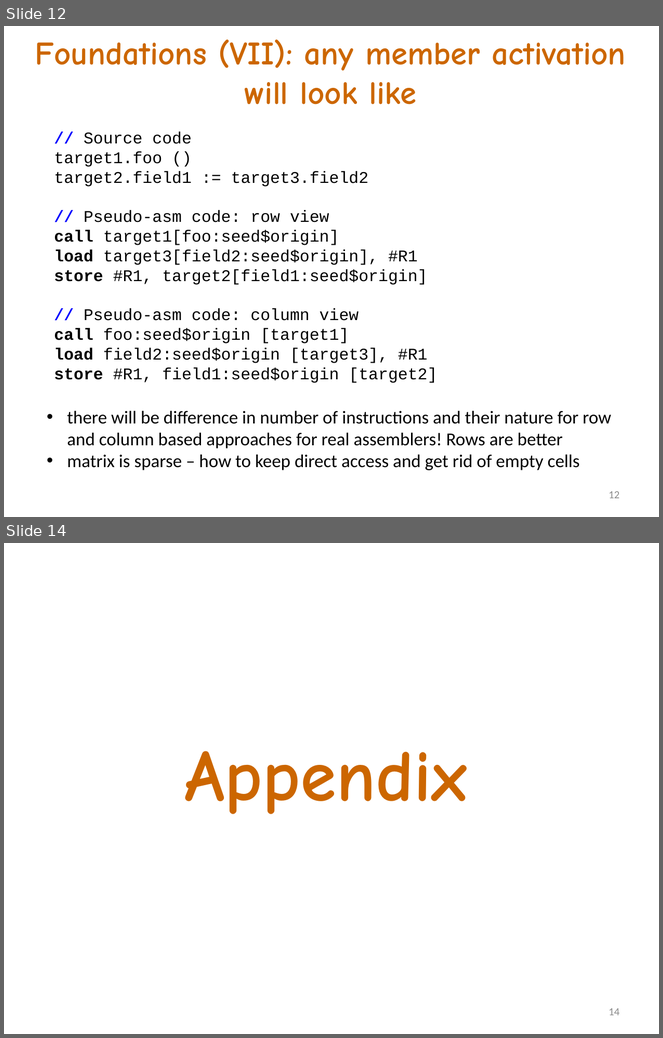
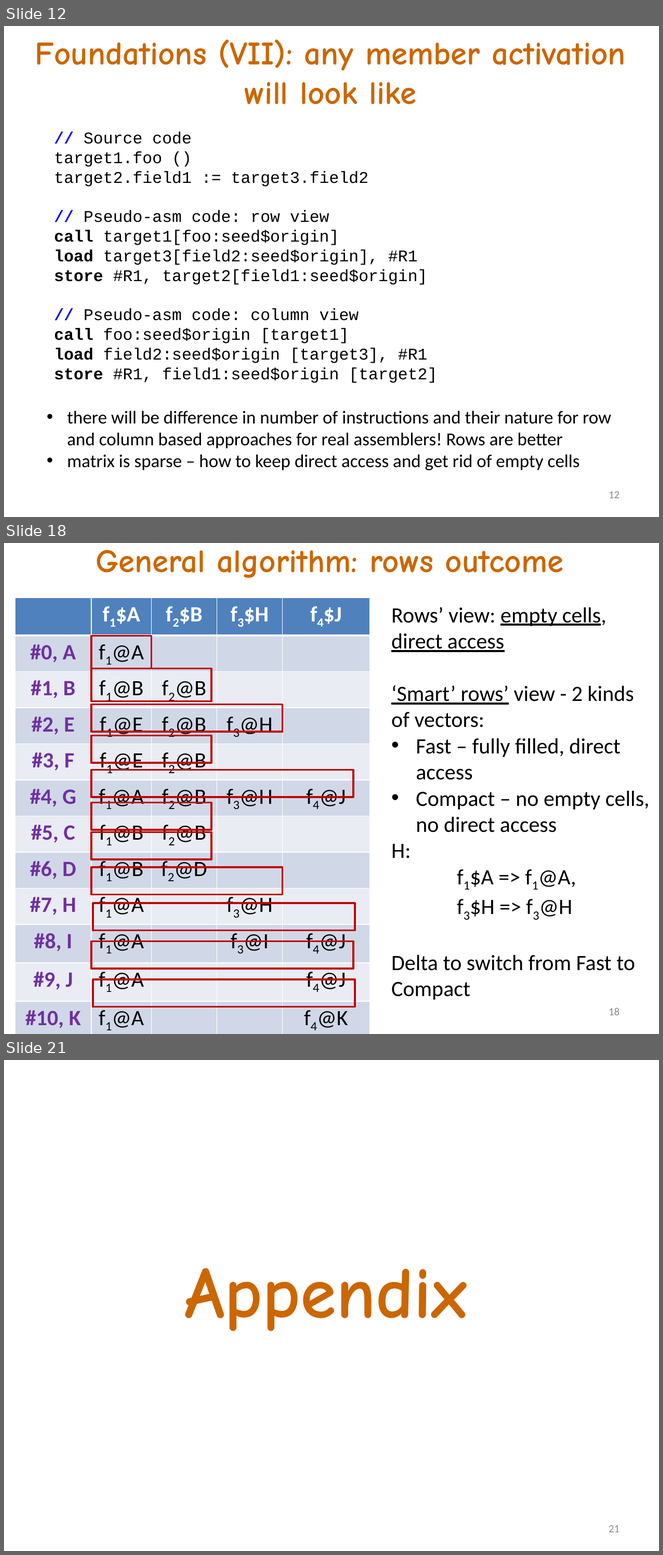
Before and after one commit to akanatov/SLang-, a slide deck: Docs/Incidence matrix and OOP.pptx. Shown one above the other, each under a label of ours: slides 12 and 14 before the commit, slides 12, 18 and 21 after it; the slides between them are not shown. The pictures are 663x1038 and 663x1555 pixels, drawn with LibreOffice and Linux fonts; fonts in the diff are those of the drawing. Boxes give left, top, right and bottom in pixels: in the first picture for what was removed or moved away, otherwise in the second. Text is boxed around its words. In the diff, an @@ line names an element or a change of style, - is before the commit and + after.

```diff
--- a/Docs/Incidence matrix and OOP.pptx
+++ b/Docs/Incidence matrix and OOP.pptx
@@ slide 18 added at [4,543,659,1034], background #FFFFFF @@
@@ title added at [96,550,564,578], 36 pt, text #CC6600, bold @@
+General algorithm: rows outcome
@@ table added at [15,598,370,1033], 12 rows, 5 columns @@
+ | f1$A | f2$B | f3$H | f4$J
+#0, A | f1@A |  |  | 
+#1, B | f1@B | f2@B |  | 
+#2, E | f1@E | f2@B | f3@H | 
+#3, F | f1@E | f2@B |  | 
+#4, G | f1@A | f2@B | f3@H | f4@J
+#5, C | f1@B | f2@B |  | 
+#6, D | f1@B | f2@D |  | 
+#7, H | f1@A |  | f3@H | 
+#8, I | f1@A |  | f3@I | f4@J
+#9, J | f1@A |  |  | f4@J
+#10, K | f1@A |  |  | f4@K
@@ text added at [391,607,650,1000], 24 pt, text #000000 @@
+Rows’ view: empty cells, direct access
+‘Smart’ rows’ view - 2 kinds of vectors:
+• Fast – fully filled, direct access
+• Compact – no empty cells, no direct access
+H:
+f1$A => f1@A,
+f3$H => f3@H
+Delta to switch from Fast to Compact
@@ rectangle added at [91,636,152,669], outline #C00000 2 pt @@
@@ rectangle added at [91,669,211,702], outline #C00000 2 pt @@
@@ rectangle added at [91,704,283,732], outline #C00000 2 pt @@
@@ rectangle added at [91,735,211,763], outline #C00000 2 pt @@
@@ rectangle added at [91,770,353,797], outline #C00000 2 pt @@
@@ rectangle added at [91,802,211,830], outline #C00000 2 pt @@
@@ rectangle added at [91,833,211,860], outline #C00000 2 pt @@
@@ rectangle added at [91,867,283,895], outline #C00000 2 pt @@
@@ rectangle added at [93,903,355,931], outline #C00000 2 pt @@
@@ rectangle added at [91,941,353,969], outline #C00000 2 pt @@
@@ rectangle added at [93,980,355,1007], outline #C00000 2 pt @@
@@ page number added at [609,1008,620,1016], 12 pt, text #8C8C8C @@
+18
@@ what was slide 14 is now slide 21 @@
@@ page number at [609,1525,620,1533]: text changed @@
-14
+21
```
Also in this commit, not shown: 5 slides changed, 6 other slides added.
